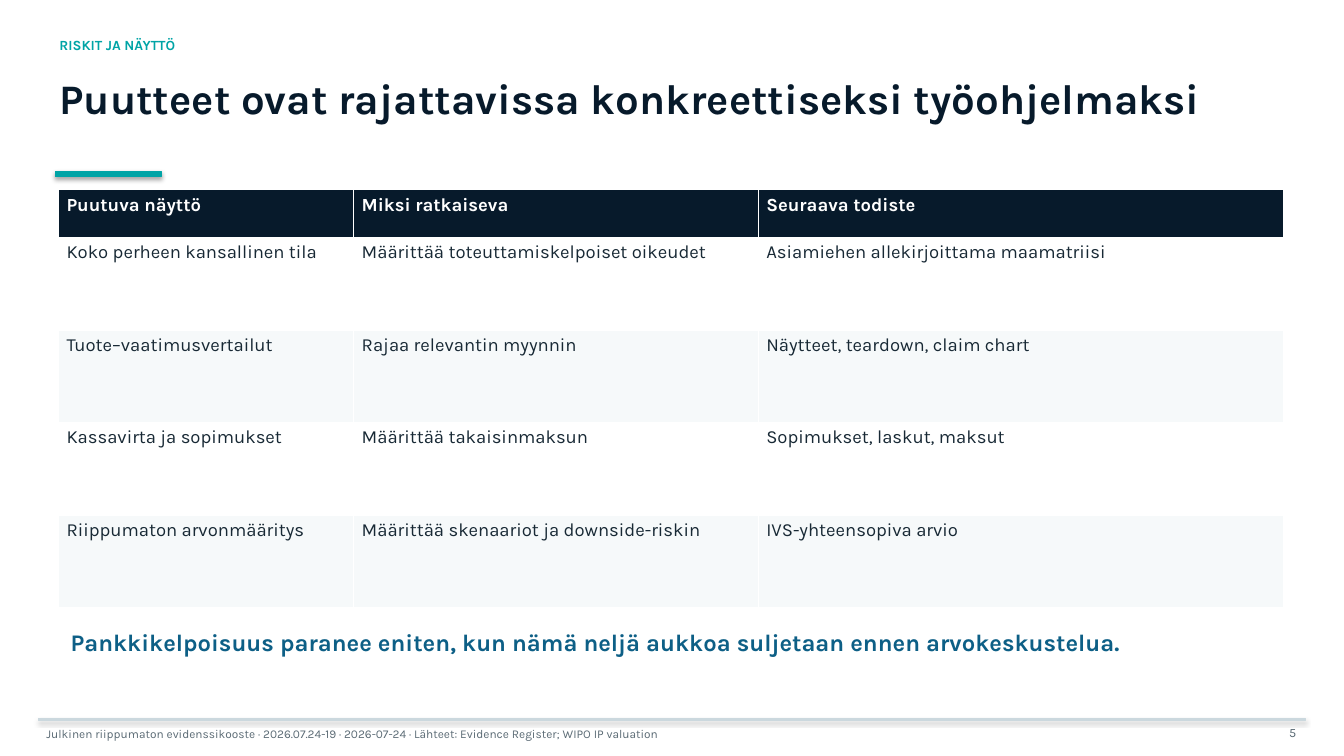
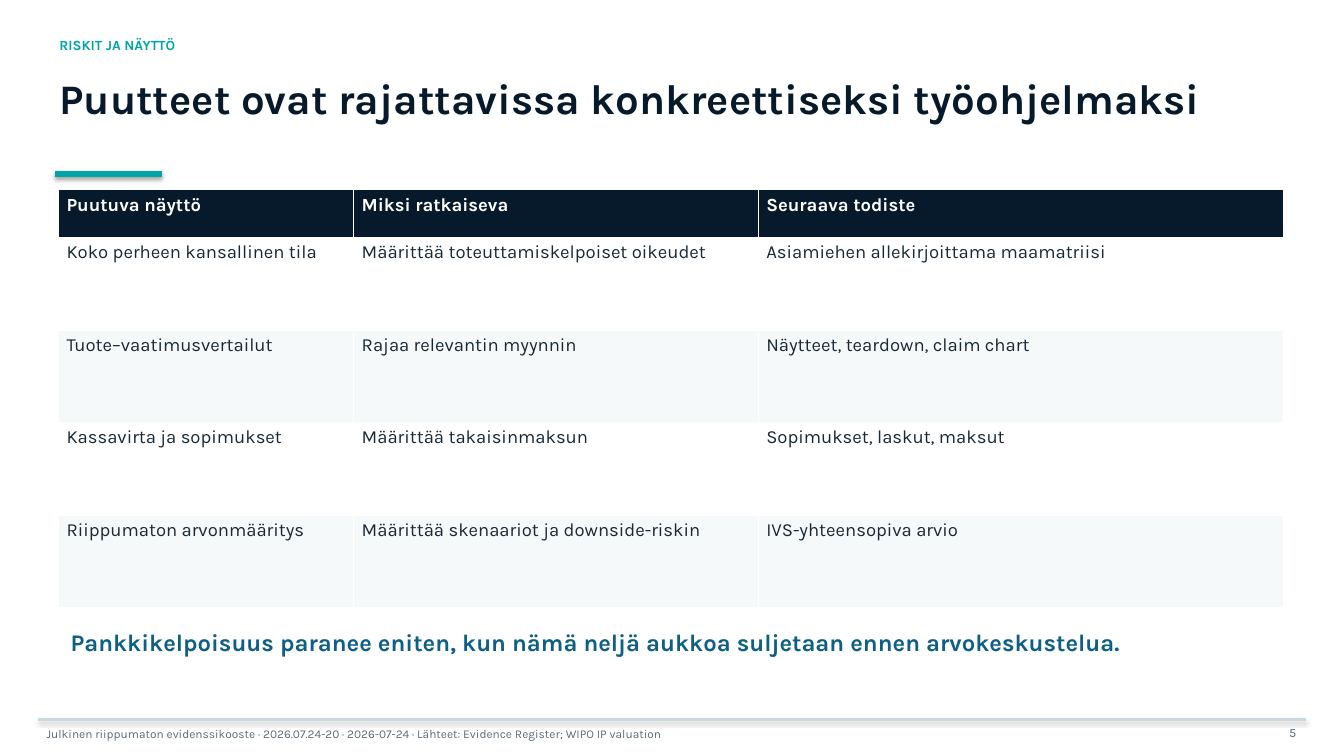
Before and after one commit to jounirautio78-ops/pixan-global-market-evidence-public, a slide deck: slide 5 of site/downloads/pixan-bank-deck-short-fi.pptx. Drawn at 1344x756 pixels with LibreOffice and Linux fonts; fonts in the diff are those of the drawing. Boxes give left, top, right and bottom in pixels: in the first picture for what was removed or moved away, otherwise in the second. Text is boxed around its words. In the diff, an @@ line names an element or a change of style, - is before the commit and + after.

```diff
--- a/site/downloads/pixan-bank-deck-short-fi.pptx
+++ b/site/downloads/pixan-bank-deck-short-fi.pptx
@@ text at box(46, 730, 661, 741): text changed @@
-Julkinen riippumaton evidenssikooste · 2026.07.24-19 · 2026-07-24 · Lähteet: Evidence Register; WIPO IP valuation
+Julkinen riippumaton evidenssikooste · 2026.07.24-20 · 2026-07-24 · Lähteet: Evidence Register; WIPO IP valuation
```
Also in this commit, not shown: 5 other slides changed, 44 other files.
